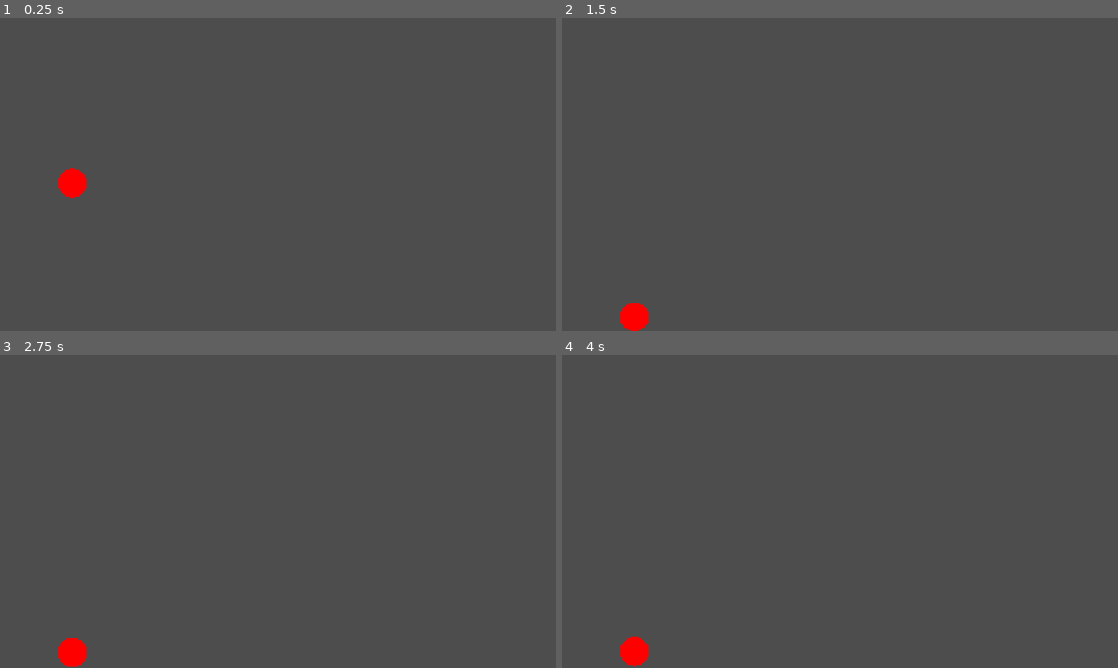
Above: before the commit, frames 1-4 (two rows, left to right).
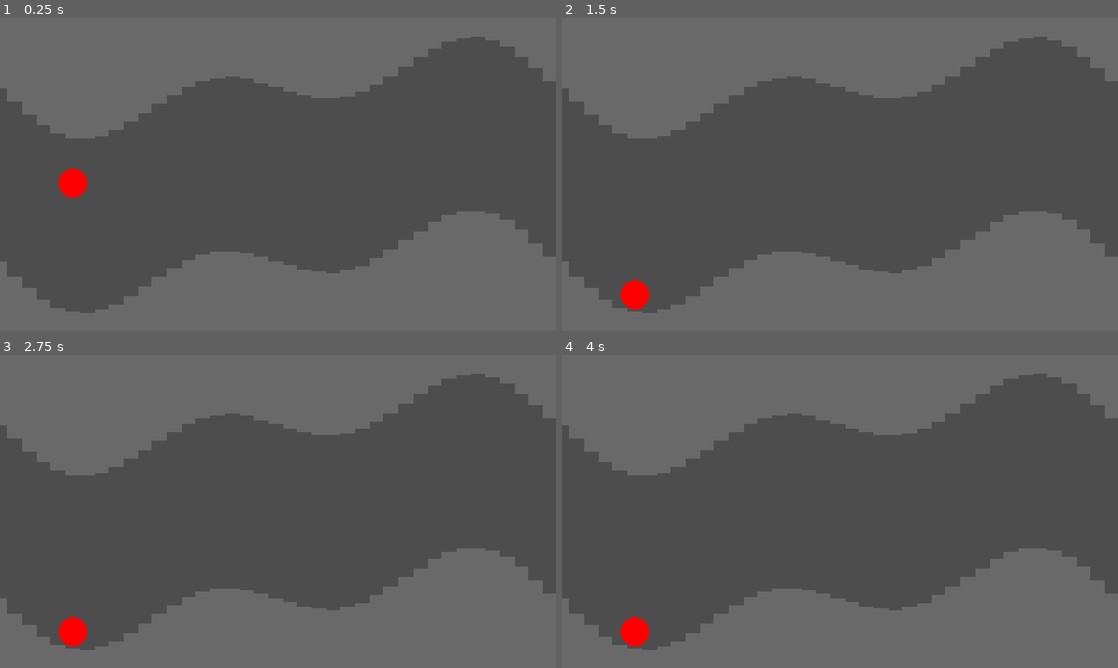
Above: after the commit, the same moments.

Repository: harrisonlee/xarnox-godot
Game: Godot game, scene res://main.tscn
Same seed, same stepped clock (60 frames per second), same inputs: the game is played once before the commit and once after it.
Inputs:
- Up to frame 1 (0.25 s): no input
- Up to frame 2 (1.5 s): no input
- Up to frame 3 (2.75 s): no input
- Up to frame 4 (4 s): no input

The runs differ from the first frame. In frame 1, 44% of the frame differs, in the area x 0-100%, y 0-100%; in frame 2, 45%; in frame 3, 45%; in frame 4, 45%.

Commit message:
Adds basic tunnel generation logic.

Diff:
--- a/main.tscn
+++ b/main.tscn
@@ -1,11 +1,14 @@
-[gd_scene load_steps=3 format=3 uid="uid://0u6fmju7cdqb"]
+[gd_scene load_steps=4 format=3 uid="uid://0u6fmju7cdqb"]
 
 [ext_resource type="Script" uid="uid://m7lv6p2uy0y" path="res://main.gd" id="1_0xm2m"]
+[ext_resource type="PackedScene" uid="uid://dencfc13x3u82" path="res://tunnel_generator.tscn" id="2_1bvp3"]
 [ext_resource type="PackedScene" uid="uid://tusuer5i4roh" path="res://player.tscn" id="2_h2yge"]
 
 [node name="Main" type="Node"]
 script = ExtResource("1_0xm2m")
 
+[node name="TunnelGenerator" parent="." instance=ExtResource("2_1bvp3")]
+
 [node name="Player" parent="." instance=ExtResource("2_h2yge")]
 
 [node name="PlayerStartingPosition" type="Marker2D" parent="."]
--- a/player.tscn
+++ b/player.tscn
@@ -6,7 +6,7 @@
 radius = 50.2494
 
 [node name="Player" type="CharacterBody2D"]
-collision_mask = 0
+collision_mask = 256
 motion_mode = 1
 script = ExtResource("1_4flbx")
 metadata/_edit_group_ = true
--- a/project.godot
+++ b/project.godot
@@ -63,6 +63,7 @@
 
 2d_physics/layer_1="Player"
 2d_physics/layer_2="Player Weapons"
+2d_physics/layer_9="Walls"
 
 [rendering]
 
--- /dev/null
+++ b/tile.gd
@@ -0,0 +1,15 @@
+class_name Tile
+extends StaticBody2D
+
+@export var size: Vector2 = Vector2.ZERO
+var color: Color = Color.DIM_GRAY
+
+func _draw() -> void:
+	draw_rect(Rect2(Vector2(size.x * -0.5, size.y * -0.5), size), color)
+
+
+# Called when the node enters the scene tree for the first time.
+func _ready() -> void:
+	var collision_shape: RectangleShape2D = RectangleShape2D.new()
+	collision_shape.size = size;
+	$CollisionShape2D.shape = collision_shape
--- /dev/null
+++ b/tile.tscn
@@ -0,0 +1,13 @@
+[gd_scene load_steps=3 format=3 uid="uid://b05aftwit2aad"]
+
+[ext_resource type="Script" uid="uid://b0xty701s482g" path="res://tile.gd" id="1_n3f48"]
+
+[sub_resource type="RectangleShape2D" id="RectangleShape2D_n3f48"]
+
+[node name="Tile" type="StaticBody2D"]
+collision_layer = 256
+collision_mask = 0
+script = ExtResource("1_n3f48")
+
+[node name="CollisionShape2D" type="CollisionShape2D" parent="."]
+shape = SubResource("RectangleShape2D_n3f48")
--- /dev/null
+++ b/tunnel_generator.gd
@@ -0,0 +1,38 @@
+extends Node
+
+@export var tile_scene: PackedScene = preload("res://tile.tscn")
+
+var visible_rect: Rect2 = Rect2()
+var tile_width: float = 50.0
+var tunnel_height: float = 600.0
+var amplitude: float = 100.0
+var period: float = 1920.0
+
+
+func _ready() -> void:
+	visible_rect = get_viewport().get_visible_rect()
+	generate_tunnel()
+
+
+func generate_tunnel():
+	var center: Vector2 = visible_rect.get_center()
+	var tile_count: int = int(visible_rect.size.x / tile_width) + 1
+	var x: float = 0.0
+	for i in range(tile_count):
+		# Bottom tile
+		var bottom_tile: Tile = tile_scene.instantiate()
+		bottom_tile.size = Vector2(tile_width, visible_rect.size.y)
+		bottom_tile.position = Vector2(x, center.y + get_y_offset(x) + (tunnel_height + bottom_tile.size.y) * 0.5);
+		owner.add_child.call_deferred(bottom_tile)
+
+		# Top tile
+		var top_tile: Tile = tile_scene.instantiate()
+		top_tile.size = Vector2(tile_width, visible_rect.size.y)
+		top_tile.position = Vector2(x, center.y + get_y_offset(x) - (tunnel_height + top_tile.size.y) * 0.5)
+		owner.add_child.call_deferred(top_tile)
+
+		x += tile_width
+
+
+func get_y_offset(x: float) -> float:
+	return amplitude * (sin(2 * PI * x / period) + sin(2 * PI * 2 * x / period))
--- /dev/null
+++ b/tunnel_generator.tscn
@@ -0,0 +1,6 @@
+[gd_scene load_steps=2 format=3 uid="uid://dencfc13x3u82"]
+
+[ext_resource type="Script" uid="uid://df4rlco0dlry6" path="res://tunnel_generator.gd" id="1_jrm4c"]
+
+[node name="TunnelGenerator" type="Node"]
+script = ExtResource("1_jrm4c")
Not shown, added: tile.gd.uid
Not shown, added: tunnel_generator.gd.uid
